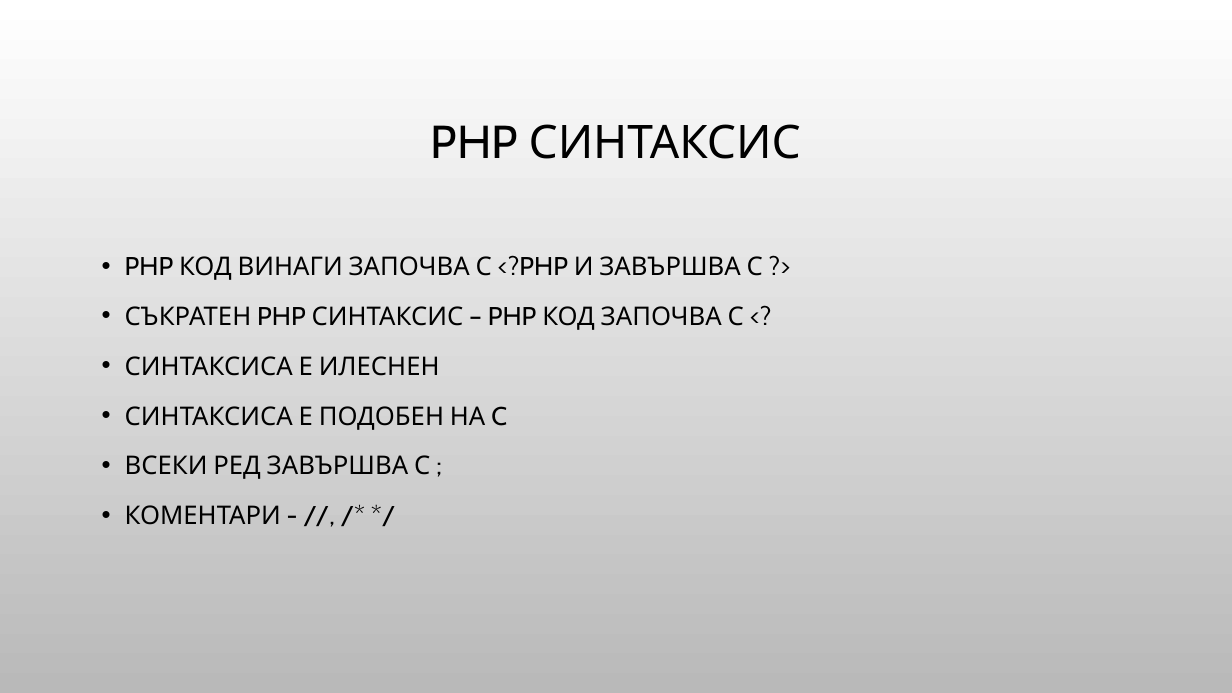
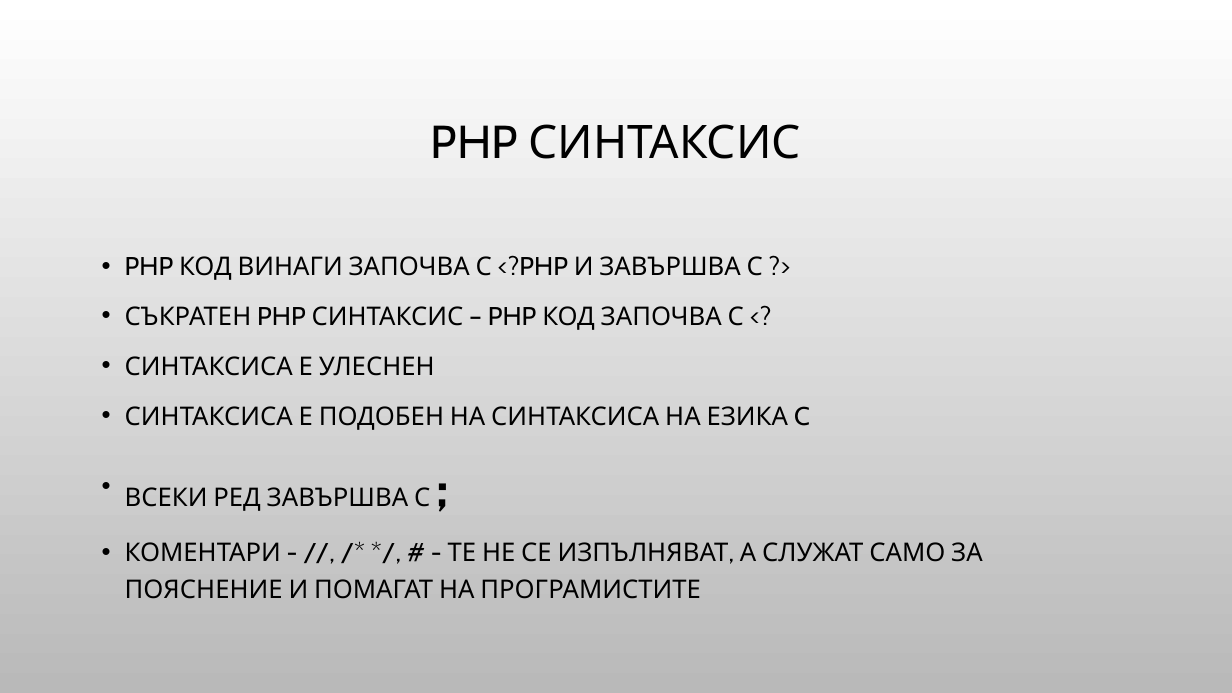
Before and after one commit to Bilyukov/php-mysql-course, a slide deck: slide 6 of 04.php-basics.pptx. Drawn at 1232x693 pixels with LibreOffice and Linux fonts; fonts in the diff are those of the drawing; background and template pictures are left out. Boxes give left, top, right and bottom in pixels: in the first picture for what was removed or moved away, otherwise in the second. Text is boxed around its words. In the diff, an @@ line names an element or a change of style, - is before the commit and + after.

```diff
--- a/04.php-basics.pptx
+++ b/04.php-basics.pptx
@@ text at (125,356,810,430): text changed @@
-• СИНТАКСИСА Е ИЛЕСНЕН
-• СИНТАКСИСА Е ПОДОБЕН НА C
+• СИНТАКСИСА Е УЛЕСНЕН
+• СИНТАКСИСА Е ПОДОБЕН НА СИНТАКСИСА НА ЕЗИКА C
@@ text at (125,487,430,511): size 20 to 40 pt, bold on in ";" @@
@@ text at (125,542,983,599): text changed @@
-• КОМЕНТАРИ - //, /* */
+• КОМЕНТАРИ - //, /* */, # - ТЕ НЕ СЕ ИЗПЪЛНЯВАТ, А СЛУЖАТ САМО ЗА ПОЯСНЕНИЕ И ПОМАГАТ НА ПРОГРАМИСТИТЕ
```
Also in this commit, not shown: 8 slides added, 6 other files.
